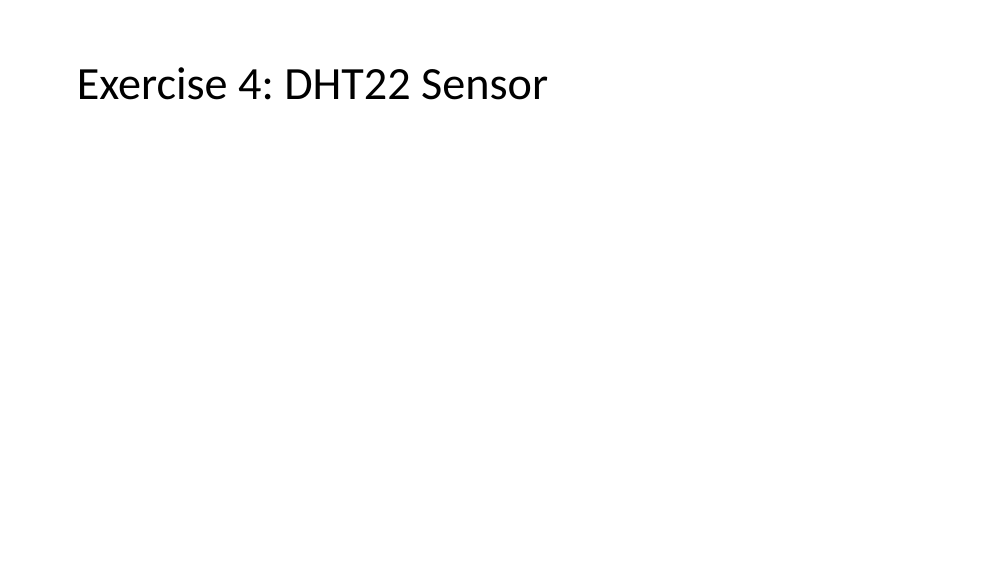
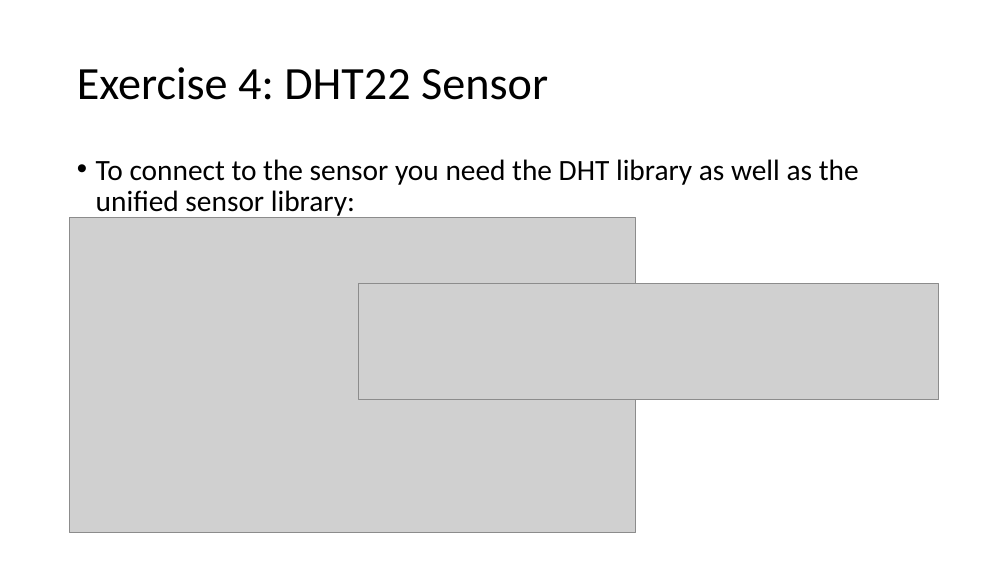
Before and after one commit to rdsuel/esp-class, a slide deck: slide 10 of Presentation.pptx. Drawn at 1008x567 pixels with LibreOffice and Linux fonts; fonts in the diff are those of the drawing; grey boxes stand for pictures. Boxes give left, top, right and bottom in pixels: in the first picture for what was removed or moved away, otherwise in the second. Text is boxed around its words. In the diff, an @@ line names an element or a change of style, - is before the commit and + after.

Commit message:
Add DHT sensor

```diff
--- a/Presentation.pptx
+++ b/Presentation.pptx
@@ text added at bbox=[96, 159, 859, 219], 28 pt, text #000000 @@
+• To connect to the sensor you need the DHT library as well as the unified sensor library:
@@ picture added at bbox=[70, 218, 636, 533] @@
@@ picture added at bbox=[359, 284, 939, 400] @@
```
Also in this commit, not shown: 1 other slide changed, 1 slide added, 1 other file.
